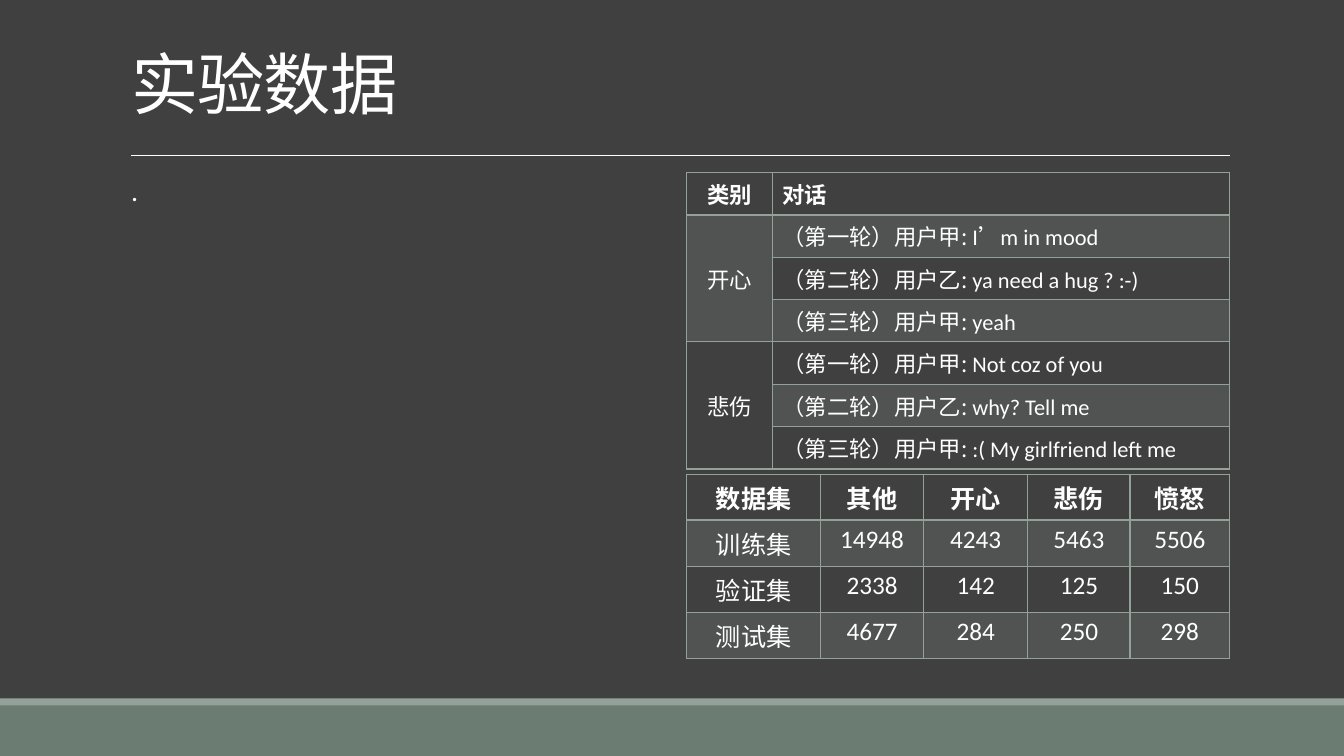
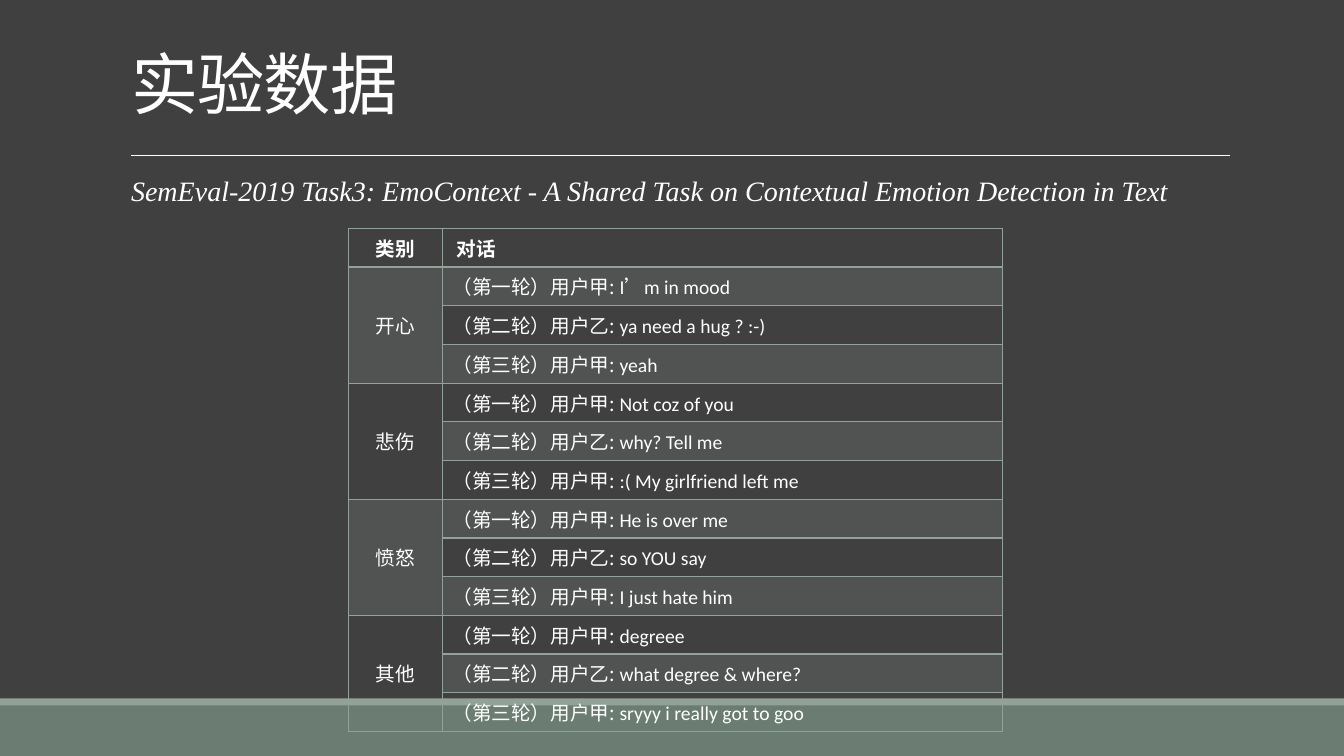
Before and after one commit to liangxh/grad2019, a slide deck: slide 19 of 计研163_梁锡豪_2016211014_基于多步決策的情感识别.pptx. Drawn at 1344x756 pixels with LibreOffice and Linux fonts; fonts in the diff are those of the drawing. Boxes give left, top, right and bottom in pixels: in the first picture for what was removed or moved away, otherwise in the second. Text is boxed around its words. In the diff, an @@ line names an element or a change of style, - is before the commit and + after.

```diff
--- a/计研163_梁锡豪_2016211014_基于多步決策的情感识别.pptx
+++ b/计研163_梁锡豪_2016211014_基于多步決策的情感识别.pptx
@@ text at [131, 181, 1168, 202]: text changed; font Calibri to Times New Roman; italic on @@
-  .
+  SemEval-2019 Task3: EmoContext - A Shared Task on Contextual Emotion Detection in Text
@@ table at [348, 229, 1002, 728] @@
+row 8: 愤怒 | （第一轮）用户甲: He is over me
+row 9:  | （第二轮）用户乙: so YOU say
+row 10:  | （第三轮）用户甲: I just hate him
+row 11: 其他 | （第一轮）用户甲: degreee
+row 12:  | （第二轮）用户乙: what degree & where?
+row 13:  | （第三轮）用户甲: sryyy i really got to goo
@@ table: place and size @@
-table at [687, 172, 1230, 465]
+table at [348, 229, 1002, 728]
@@ table removed at [687, 474, 1229, 652], 4 rows, 5 columns @@
-数据集 | 其他 | 开心 | 悲伤 | 愤怒
-训练集 | 14948 | 4243 | 5463 | 5506
-验证集 | 2338 | 142 | 125 | 150
-测试集 | 4677 | 284 | 250 | 298
```
Also in this commit, not shown: 5 other slides changed, 10 slides added, 2 slides removed, 4 other files.
